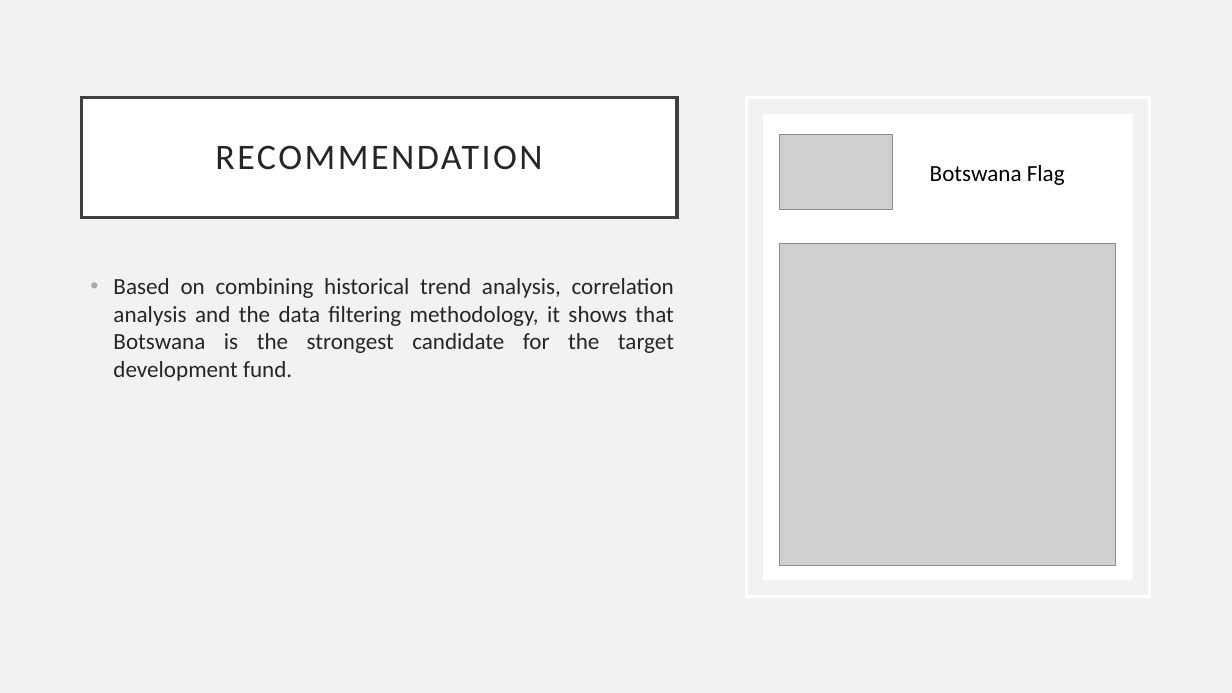
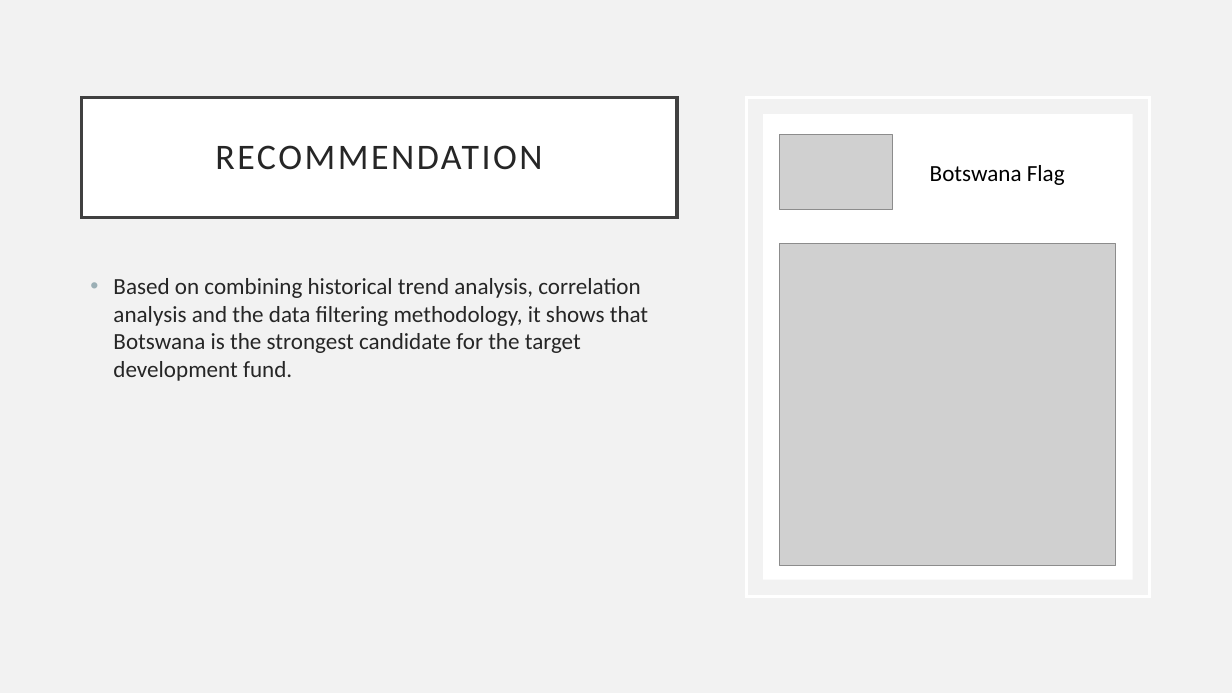
Before and after one commit to EENG-Mohamed-Shawqi/project_2, a slide deck: slide 13 of presentaion/World Development Statistics.pptx. Drawn at 1232x693 pixels with LibreOffice and Linux fonts; fonts in the diff are those of the drawing; grey boxes stand for pictures. Boxes give left, top, right and bottom in pixels: in the first picture for what was removed or moved away, otherwise in the second. Text is boxed around its words. In the diff, an @@ line names an element or a change of style, - is before the commit and + after.

```diff
--- a/presentaion/World Development Statistics.pptx
+++ b/presentaion/World Development Statistics.pptx
@@ text "Based on combining historical trend ..." at box(113, 278, 648, 381): alignment justified to left @@
```
Also in this commit, not shown: 3 other slides changed, 1 other file.
